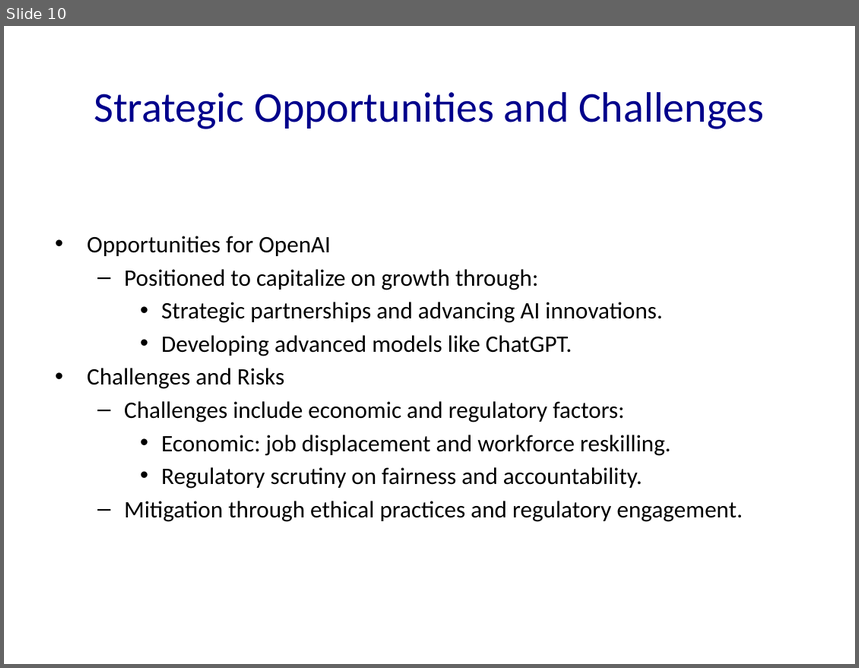
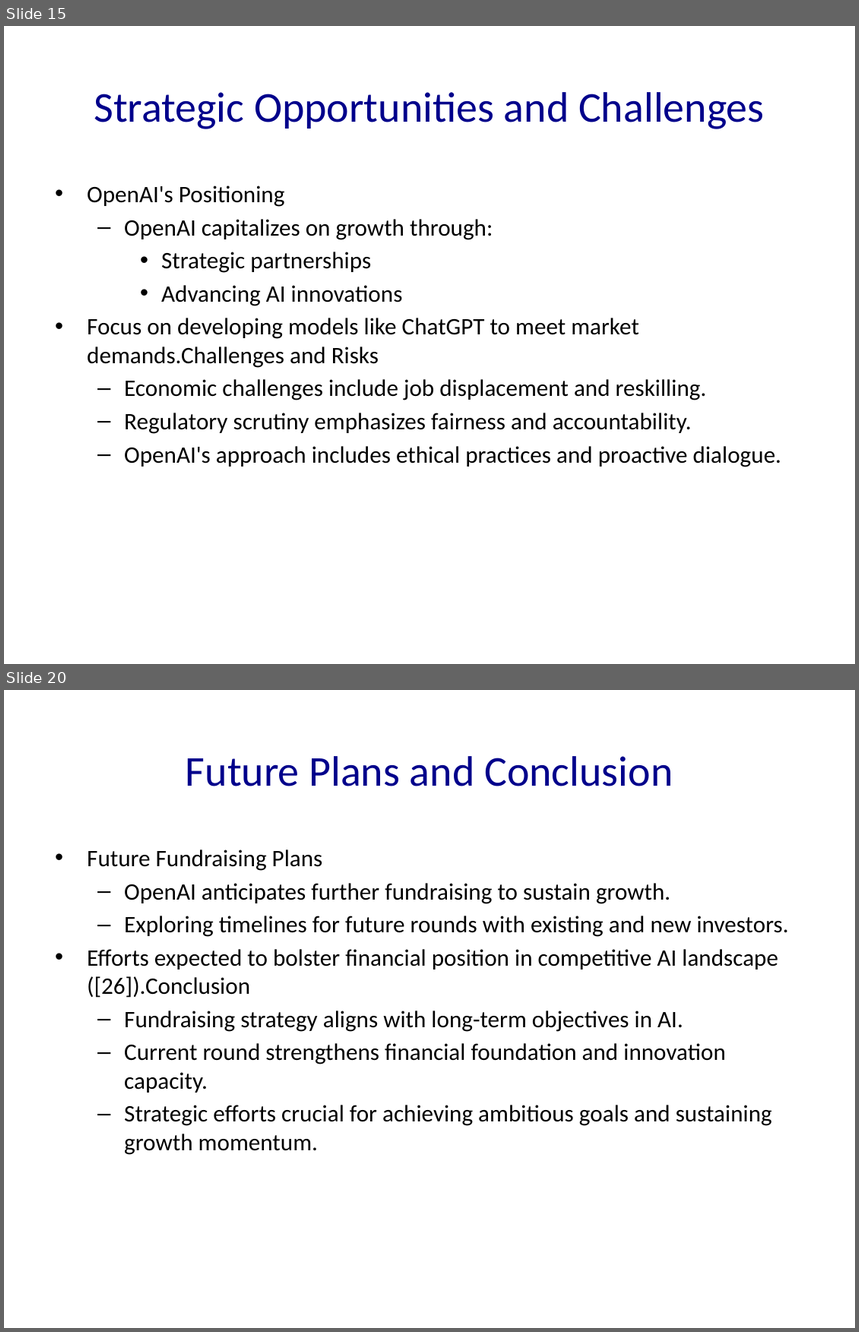
Before and after one commit to Frank-Gu-81/slides_autogeneration, a slide deck: OpenAI.pptx. Shown one above the other, each under a label of ours: slide 10 before the commit, slides 15 and 20 after it; the slides between them are not shown. The pictures are 859x668 and 859x1332 pixels, drawn with LibreOffice and Linux fonts; fonts in the diff are those of the drawing. Boxes give left, top, right and bottom in pixels: in the first picture for what was removed or moved away, otherwise in the second. Text is boxed around its words. In the diff, an @@ line names an element or a change of style, - is before the commit and + after.

```diff
--- a/OpenAI.pptx
+++ b/OpenAI.pptx
@@ slide 20 added at [4,690,855,1328], background #FFFFFF @@
@@ title added at [186,756,673,787], 36 pt, text #00008B @@
+Future Plans and Conclusion
@@ text added at [87,850,789,1155], 20 pt, text #000000 @@
+• Future Fundraising Plans
+  – OpenAI anticipates further fundraising to sustain growth.
+  – Exploring timelines for future rounds with existing and new investors.
+• Efforts expected to bolster financial position in competitive AI landscape ([26]).Conclusion
+  – Fundraising strategy aligns with long-term objectives in AI.
+  – Current round strengthens financial foundation and innovation capacity.
+  – Strategic efforts crucial for achieving ambitious goals and sustaining growth momentum.
@@ what was slide 10 is now slide 15 @@
@@ slide 15 changed as well @@
@@ text at [87,186,781,468]: text changed @@
-• Opportunities for OpenAI
-  – Positioned to capitalize on growth through:
-    • Strategic partnerships and advancing AI innovations.
-    • Developing advanced models like ChatGPT.
-• Challenges and Risks
-  – Challenges include economic and regulatory factors:
-    • Economic: job displacement and workforce reskilling.
-    • Regulatory scrutiny on fairness and accountability.
-  – Mitigation through ethical practices and regulatory engagement.
+• OpenAI's Positioning
+  – OpenAI capitalizes on growth through:
+    • Strategic partnerships
+    • Advancing AI innovations
+• Focus on developing models like ChatGPT to meet market demands.Challenges and Risks
+  – Economic challenges include job displacement and reskilling.
+  – Regulatory scrutiny emphasizes fairness and accountability.
+  – OpenAI's approach includes ethical practices and proactive dialogue.
```
Also in this commit, not shown: 7 other slides changed, 21 other slides added, 3 slides removed, 11 other files.
